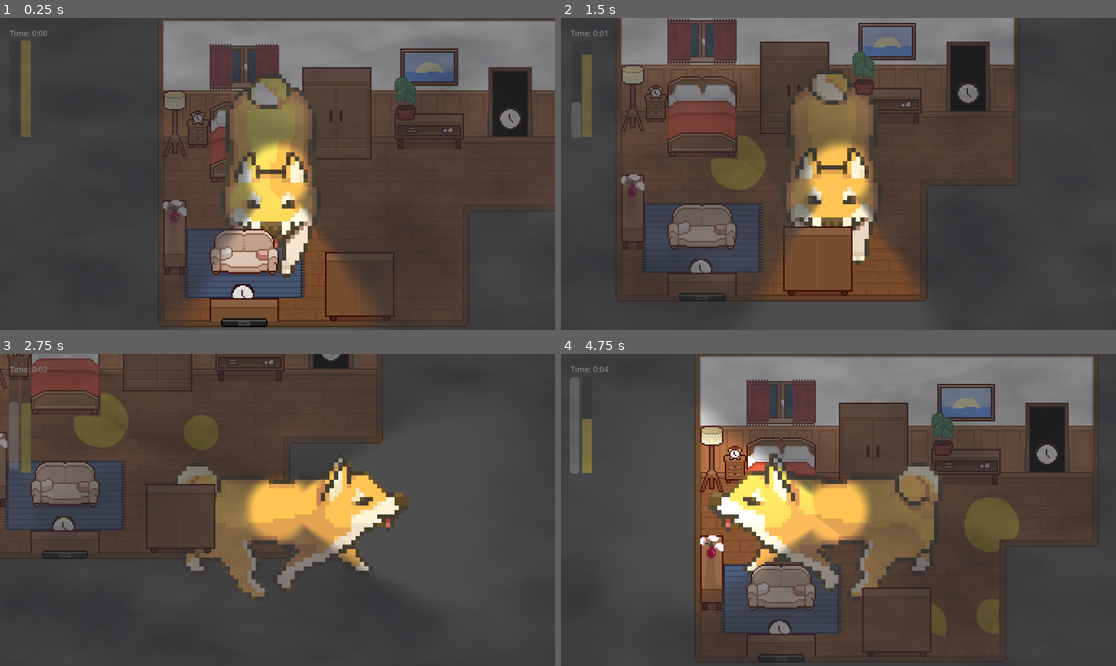
Above: before the commit, frames 1-4 (two rows, left to right).
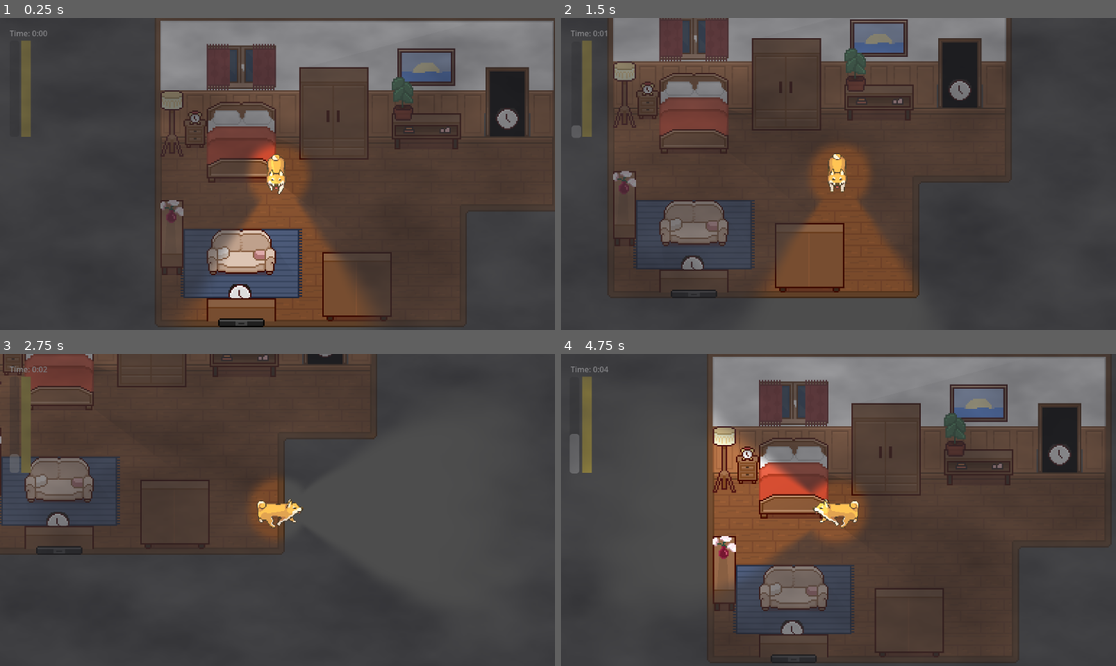
Above: after the commit, the same moments.

Repository: ethantheb/jammers
Game: Godot game, scene res://scenes/bedroom.tscn
The game is run twice, just before and just after one commit, with the same random seed, the same clock (stepped at 60 frames per second) and the same inputs.
Inputs (mouse positions are in pixels of both pictures, inside the frame that each line leads up to):
- Up to frame 1 (0.25 s): no input
- Up to frame 2 (1.5 s): tap Enter at 0.5 s; move the mouse to (960, 158) at 0.52 s; hold Right (ui_right) 0.53-1.28 s; hold Q 0.53-1.28 s; click (960, 158) at 0.67 s; move the mouse to (727, 189) at 1.27 s; hold Down (ui_down) from 1.28 s (still down); tap Q at 1.35 s
- Up to frame 3 (2.75 s): move the mouse to (333, 441) at 2.02 s; release Down (ui_down) at 2.03 s; hold Right (ui_right) from 2.03 s (still down); hold Q from 2.03 s (still down)
- Up to frame 4 (4.75 s): move the mouse to (810, 572) at 2.77 s; release Right (ui_right) at 2.78 s; release Q at 2.78 s; hold Up (ui_up) 2.78-3.53 s; tap Q at 2.85, 4.35 s; click (810, 572) at 2.92 s; move the mouse to (1005, 556) at 3.52 s; hold Q 3.53-4.28 s; hold Left (ui_left) from 3.53 s (still down); move the mouse to (672, 463) at 4.27 s

The runs differ from the first frame. In frame 1, 11% of the frame differs, in the area x 28-100%, y 0-100%; in frame 2, 19%; in frame 3, 15%; in frame 4, 25%, in the area x 1-99%, y 0-100%.

Commit message:
Fix default dog size and improve step audio

Diff:
--- a/scenes/player.tscn
+++ b/scenes/player.tscn
@@ -1732,7 +1732,13 @@
 
 [node name="Player" type="CharacterBody2D" unique_id=191629362]
 script = ExtResource("1_hqtel")
+pee_puddle_scene = null
+pee_puddle_color = null
 dog_mode = true
+walk_noise_dps = 0.1
+piss_noise_dps = 0.3
+step_pitch_scale = 1.0
+STEP_INTERVAL_WALK = 0.1
 
 [node name="Body" type="AnimatedSprite2D" parent="." unique_id=1708559131]
 z_index = 1
--- a/scripts/player.gd
+++ b/scripts/player.gd
@@ -20,7 +20,7 @@
 const SCALE_STEP = 0.1
 
 const BUMP_SOUND_PATH = "res://assets/sfx/bump.wav"
-const STEP_SOUND_PATH = "res://assets/sfx/step.wav"
+const STEP_SOUND_PATH = "res://assets/sfx/footsteps_wood.mp3"
 const PUDDLE_STEP_SOUND_PATH = "res://assets/sfx/puddle_step.wav"
 const PISS_SOUND_PATH = "res://assets/sfx/piss.wav"
 
@@ -46,6 +46,7 @@
 
 var last_direction: Vector2
 var facing_direction_snapped: Vector2 = Vector2(0, 1)
+var _last_movement: String = ""
 var is_being_chased: bool = false
 var is_sleeping: bool = false
 var slop_slow_factor: float = 1.0
@@ -67,6 +68,10 @@
 	set_dog_mode(dog_mode)
 	_ensure_pee_action()
 	randomize()
+
+	if dog_mode:
+		scale = 0.20 * Vector2.ONE
+
 	_prev_position = global_position
 	_bump_sound = load(BUMP_SOUND_PATH)
 	_step_sound = load(STEP_SOUND_PATH)
@@ -114,23 +119,39 @@
 				audio.play()
 	_prev_position = global_position
 
-	# Handle step sounds
+	# Movement sound and animation
 	if velocity.length() > 0:
 		HUD.make_continuous_noise("walk", walk_noise_dps * (2.0 if movement == "run" else 1.0))
 		_step_timer -= delta
 		if _step_timer <= 0:
 			var step_interval = STEP_INTERVAL_RUN if movement == "run" else STEP_INTERVAL_WALK
 			_step_timer = step_interval
-			if audio and not audio.playing:
-				# Use puddle step sound if in a puddle
-				var in_puddle = slop_slow_factor < 1.0
-				audio.stream = _puddle_step_sound if in_puddle else _step_sound
+
+			# Reset audio stream when movement type changes
+			if audio and (not audio.playing or movement != _last_movement):
+				if slop_slow_factor < 1.0:
+					audio.stream = _puddle_step_sound
+				else:
+					audio.stream = _step_sound
+					audio.pitch_scale = 2.5 if movement == "walk" else 4.0
+				_last_movement = movement
 				audio.play()
+		last_direction = direction
+		facing_direction_snapped = _snap_to_8_directions(last_direction)
+
+		if velocity.x < 0:
+			_play_animation(movement + "_left")
+		elif velocity.x > 0:
+			_play_animation(movement + "_right")
+		elif velocity.y < 0:
+			_play_animation(movement + "_up")
+		elif velocity.y > 0:
+			_play_animation(movement + "_down")
 	else:
 		HUD.stop_continuous_noise("walk")
 		_step_timer = 0.0
-
-	if velocity.length() <= 0:
+		if audio and (audio.stream == _step_sound or audio.stream == _puddle_step_sound):
+			audio.stop()
 		if last_direction.x < 0:
 			_play_animation("idle_left")
 		elif last_direction.x > 0:
@@ -139,17 +160,6 @@
 			_play_animation("idle_up")
 		else:
 			_play_animation("idle_down")
-	else:
-		last_direction = direction
-		facing_direction_snapped = _snap_to_8_directions(last_direction)
-		if velocity.x < 0:
-			_play_animation(movement + "_left")
-		elif velocity.x > 0:
-			_play_animation(movement + "_right")
-		elif velocity.y < 0:
-			_play_animation(movement + "_up")
-		elif velocity.y > 0:
-			_play_animation(movement + "_down")
 
 	raycast.rotation = -atan2(last_direction.x, last_direction.y)
 	_handle_interaction()
@@ -385,6 +395,12 @@
 			scale = clamp(scale + Vector2.ONE * SCALE_STEP, Vector2.ONE * SCALE_MIN, Vector2.ONE * SCALE_MAX)
 		elif event.button_index == MOUSE_BUTTON_WHEEL_DOWN and event.pressed:
 			scale = clamp(scale - Vector2.ONE * SCALE_STEP, Vector2.ONE * SCALE_MIN, Vector2.ONE * SCALE_MAX)
+	elif event is InputEventPanGesture:
+		var pan := (event as InputEventPanGesture).delta
+		if pan.y < 0:
+			scale = clamp(scale + Vector2.ONE * SCALE_STEP, Vector2.ONE * SCALE_MIN, Vector2.ONE * SCALE_MAX)
+		elif pan.y > 0:
+			scale = clamp(scale - Vector2.ONE * SCALE_STEP, Vector2.ONE * SCALE_MIN, Vector2.ONE * SCALE_MAX)
 
 func _snap_to_8_directions(dir: Vector2) -> Vector2:
 	if dir.length_squared() < 0.001:
Not shown, added: assets/sfx/footsteps_wood.mp3
